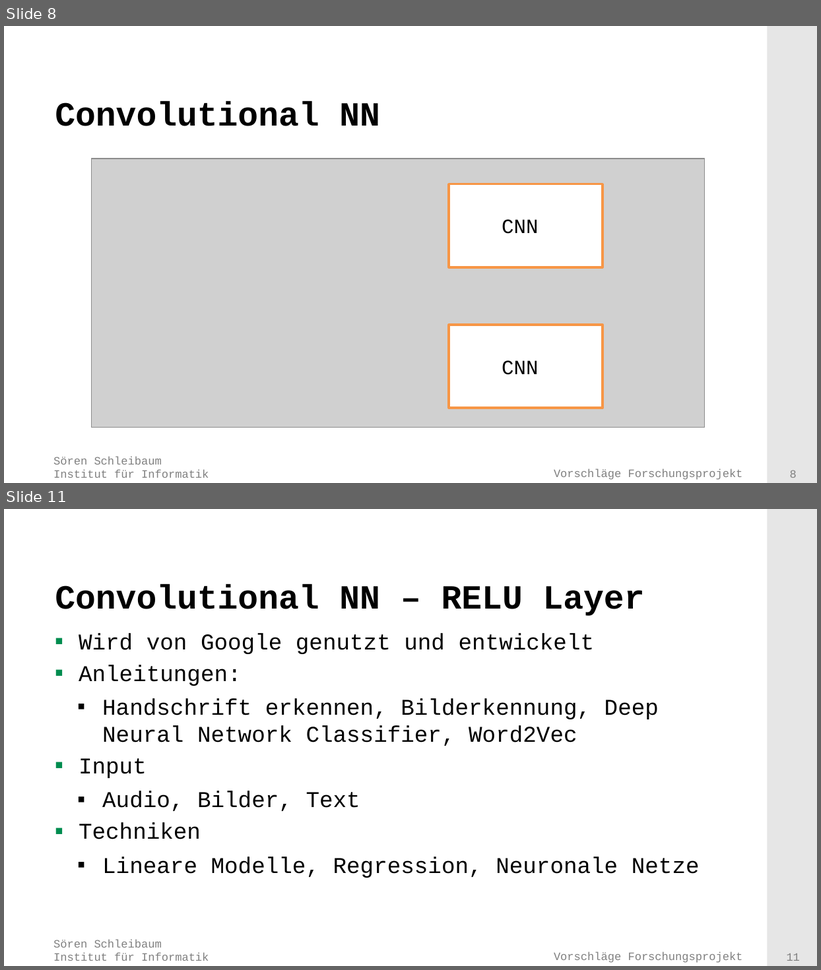
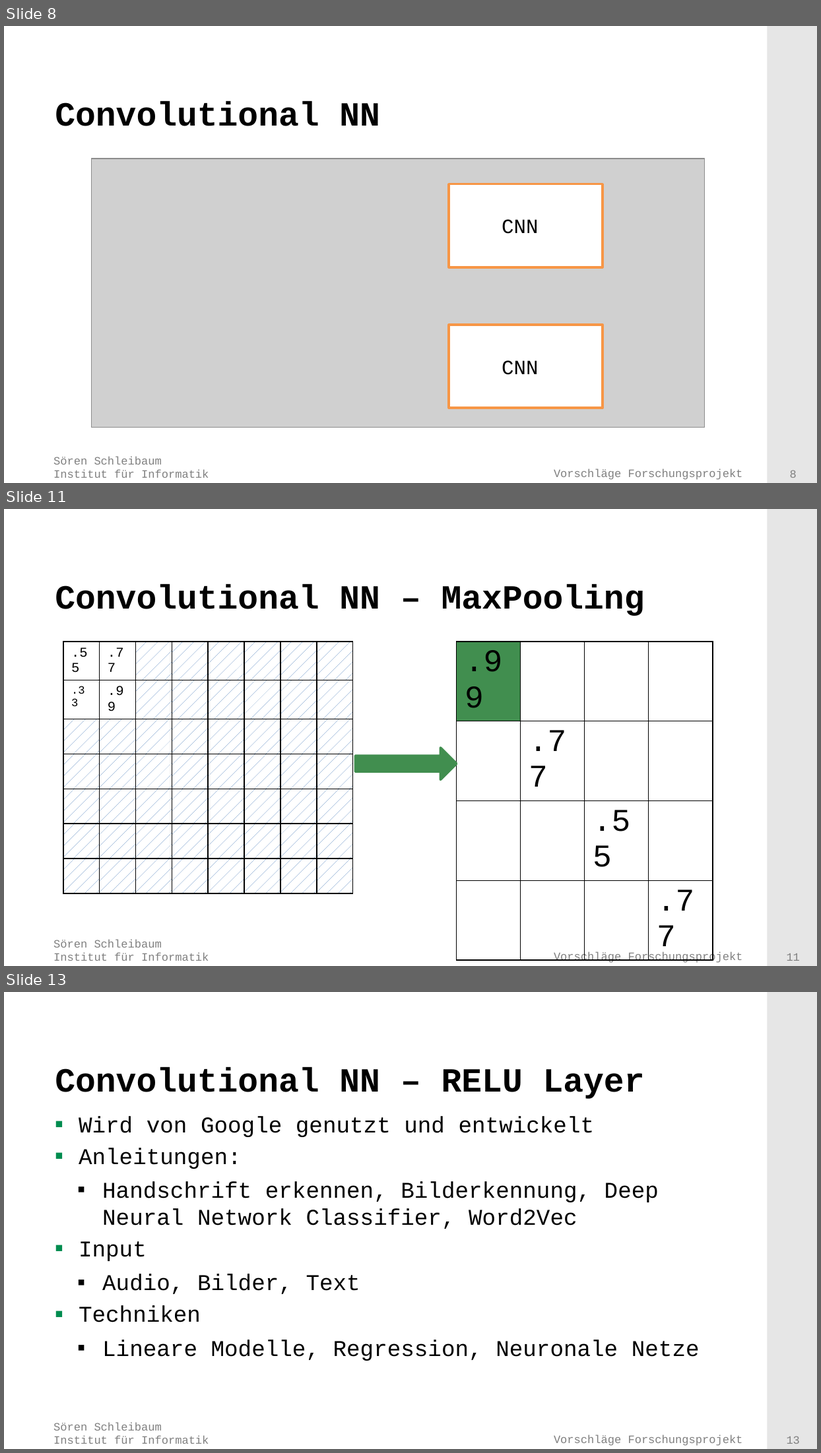
Before and after one commit to adityaraj52/ConvNet, a slide deck: PresentationsAndTalk/Präsentation.pptx. Shown one above the other, each under a label of ours: slides 8 and 11 before the commit, slides 8, 11 and 13 after it; the slides between them are not shown. The pictures are 821x970 and 821x1453 pixels, drawn with LibreOffice and Linux fonts; fonts in the diff are those of the drawing; grey boxes stand for pictures; background and template pictures are left out. Boxes give left, top, right and bottom in pixels: in the first picture for what was removed or moved away, otherwise in the second. Text is boxed around its words. In the diff, an @@ line names an element or a change of style, - is before the commit and + after.

```diff
--- a/PresentationsAndTalk/Präsentation.pptx
+++ b/PresentationsAndTalk/Präsentation.pptx
@@ slide 11 added at bbox=[4, 509, 817, 966], background #FFFFFF; not listed: 4 template elements that a slide beside it also shows @@
@@ title added at bbox=[55, 584, 645, 616], 30 pt, text #000000, bold @@
+Convolutional NN – MaxPooling
@@ table added at bbox=[63, 642, 356, 887], 7 rows, 8 columns @@
+.55 | .77 |  |  |  |  |  | 
+.33 | .99 |  |  |  |  |  | 
+ |  |  |  |  |  |  | 
+ |  |  |  |  |  |  | 
+ |  |  |  |  |  |  | 
+ |  |  |  |  |  |  | 
+ |  |  |  |  |  |  | 
@@ table added at bbox=[457, 642, 714, 887], 4 rows, 4 columns @@
+.99 |  |  | 
+ | .77 |  | 
+ |  | .55 | 
+ |  |  | .77
@@ rectangle added at bbox=[527, 680, 641, 807], fill #FFFFFF @@
@@ right arrow added at bbox=[355, 748, 456, 780], fill #418E4F, outline #418E4F 2 pt @@
@@ what was slide 11 is now slide 13 @@
@@ page number at bbox=[787, 1436, 800, 1444]: text changed @@
-11
+13
```
Also in this commit, not shown: 1 slide changed, 2 other slides added, 1 slide removed.
